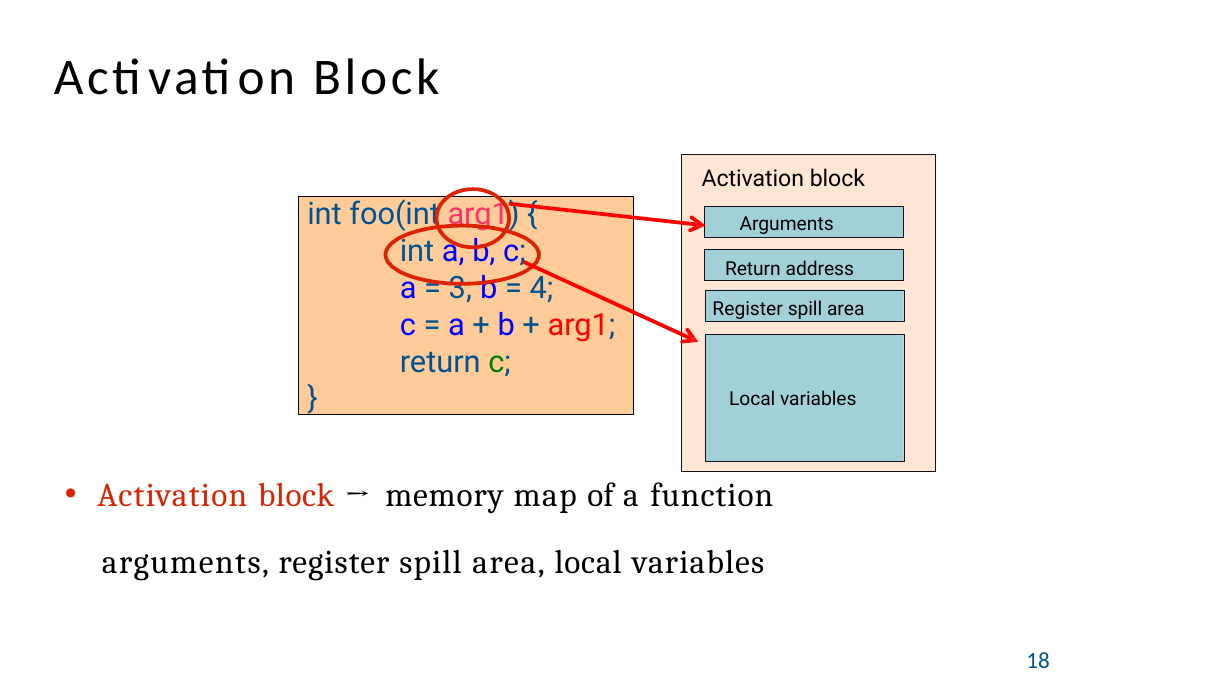
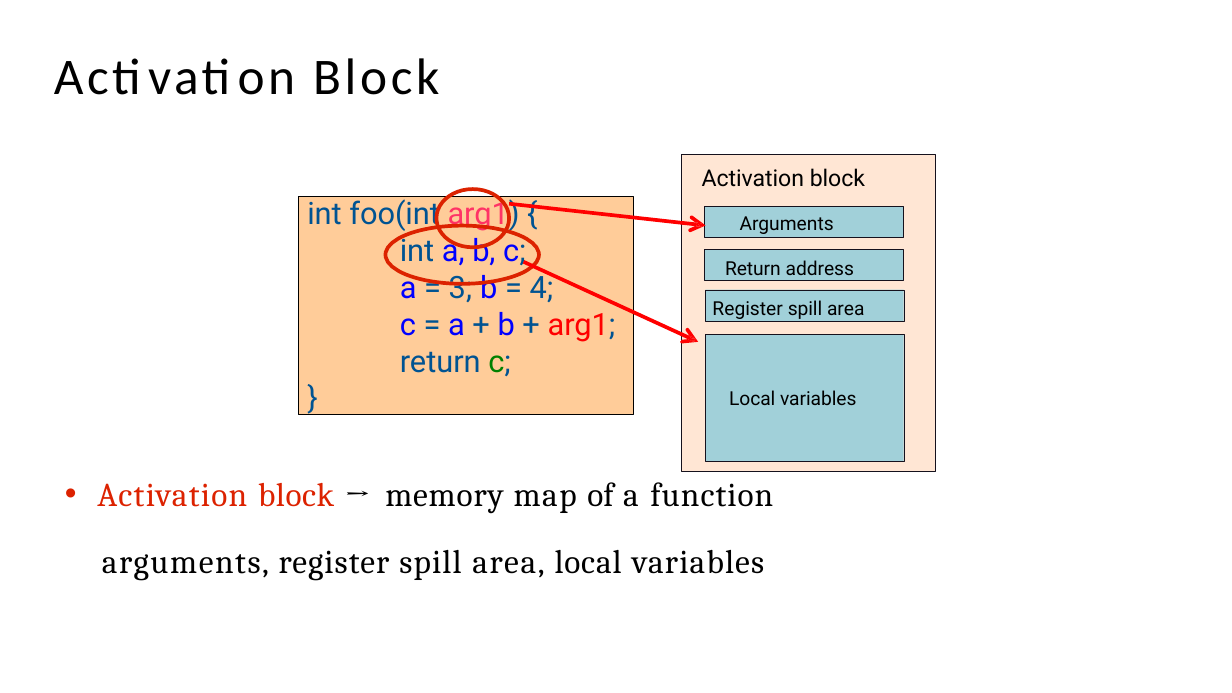
Before and after one commit to PG-DESD/CDAC_Sharing_Data, a slide deck: slide 67 of Microprocessor/TheoryLectures/RISC-V_Theory.pptx. Drawn at 1232x693 pixels with LibreOffice and Linux fonts; fonts in the diff are those of the drawing. Boxes give left, top, right and bottom in pixels: in the first picture for what was removed or moved away, otherwise in the second. Text is boxed around its words. In the diff, an @@ line names an element or a change of style, - is before the commit and + after.

```diff
--- a/Microprocessor/TheoryLectures/RISC-V_Theory.pptx
+++ b/Microprocessor/TheoryLectures/RISC-V_Theory.pptx
@@ text removed at <box>1026,652,1049,668</box> @@
-18
```
Also in this commit, not shown: 7 other slides changed, 1 slide added.
